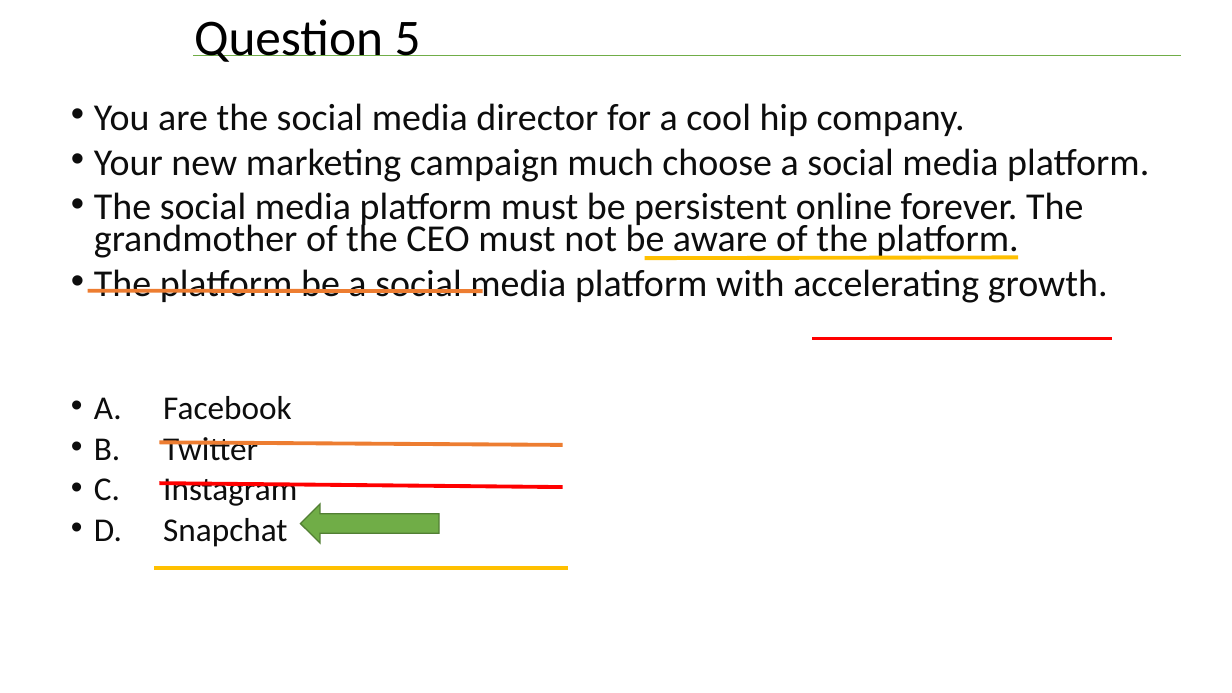
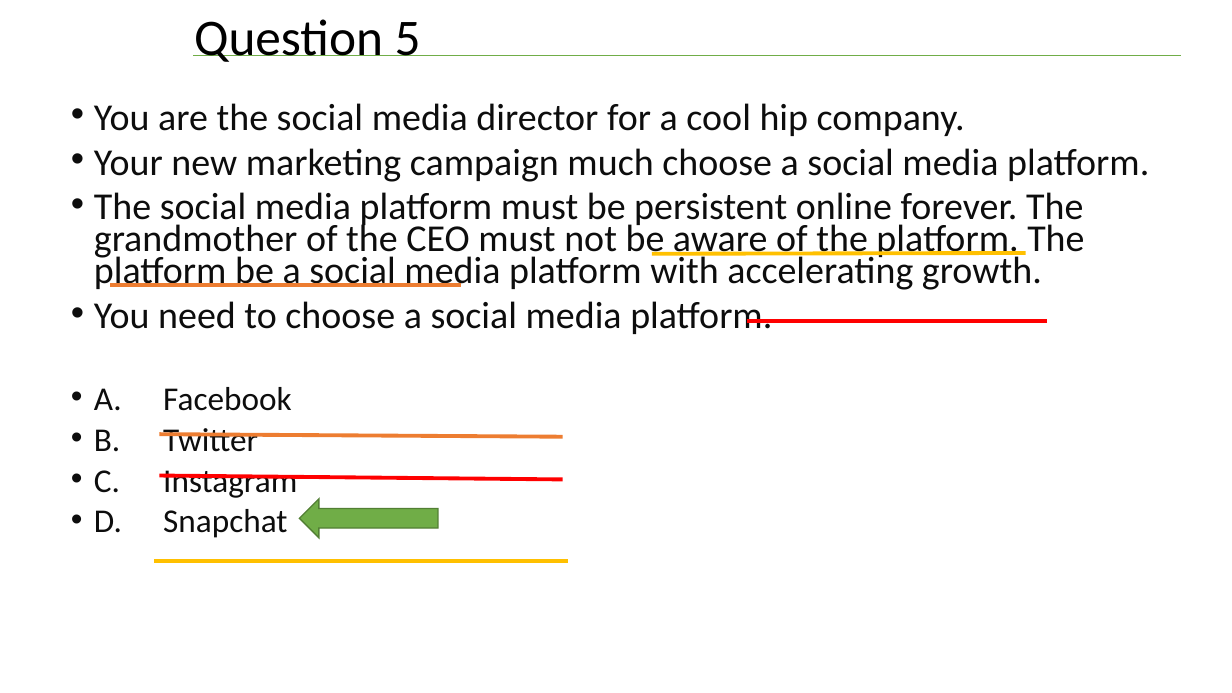
Before and after one commit to williamadba/Public-Presentations, a slide deck: slide 43 of SQLSat Bham 2019/Think Like a Certification Exam.pptx. Drawn at 1232x693 pixels with LibreOffice and Linux fonts; fonts in the diff are those of the drawing. Boxes give left, top, right and bottom in pixels: in the first picture for what was removed or moved away, otherwise in the second. Text is boxed around its words. In the diff, an @@ line names an element or a change of style, - is before the commit and + after.

```diff
--- a/SQLSat Bham 2019/Think Like a Certification Exam.pptx
+++ b/SQLSat Bham 2019/Think Like a Certification Exam.pptx
@@ text at bbox=[94, 192, 1084, 334]: text changed @@
-• The social media platform must be persistent online forever. The grandmother of the CEO must not be aware of the platform.
-• The platform be a social media platform with accelerating growth.
+• The social media platform must be persistent online forever. The grandmother of the CEO must not be aware of the platform. The platform be a social media platform with accelerating growth.
+• You need to choose a social media platform.
@@ line moved from (1019, 258) - (645, 258) to (1026, 253) - (653, 254) @@
@@ line moved from (482, 291) - (88, 291) to (461, 285) - (110, 285) @@
@@ line moved from (1112, 338) - (812, 338) to (1047, 321) - (748, 321) @@
@@ line moved from (563, 445) - (160, 443) to (563, 437) - (160, 434) @@
@@ 2 lines, 1 right arrow: place and size @@
-2 lines, 1 right arrow at bbox=[154, 483, 567, 568]
+2 lines, 1 right arrow at bbox=[154, 476, 567, 562]
```
Also in this commit, not shown: 13 other slides changed.
